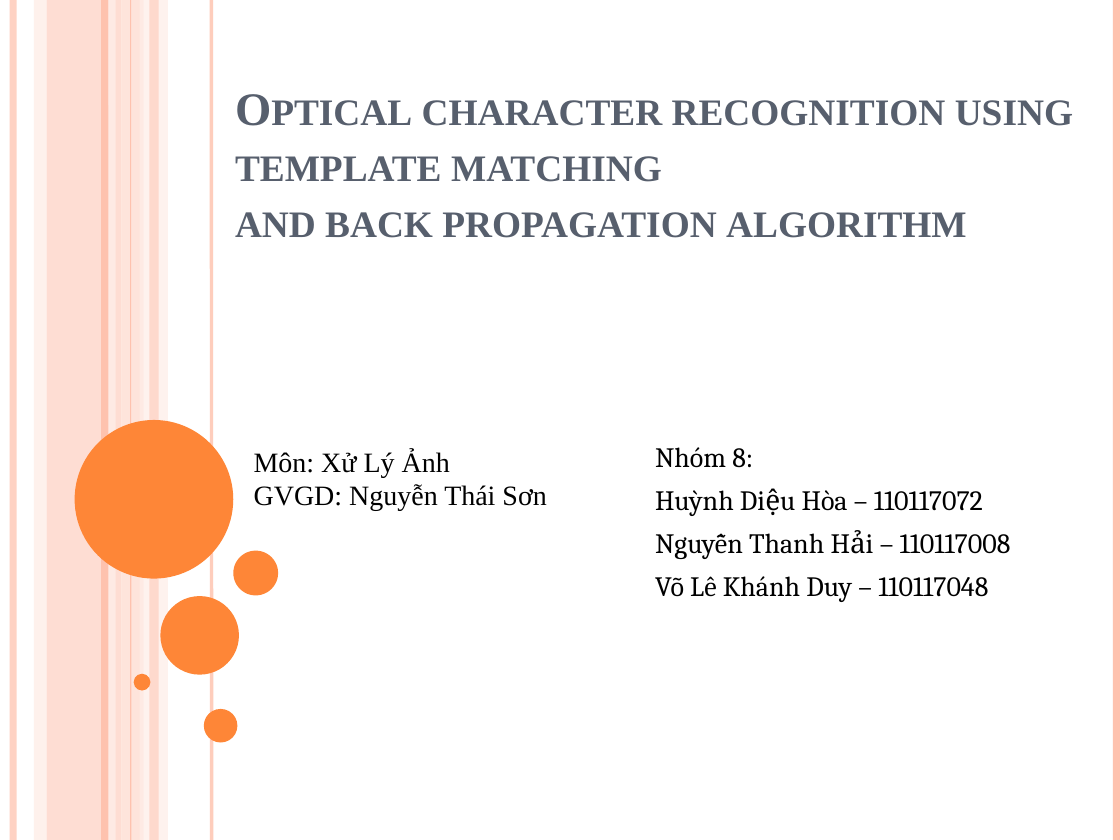
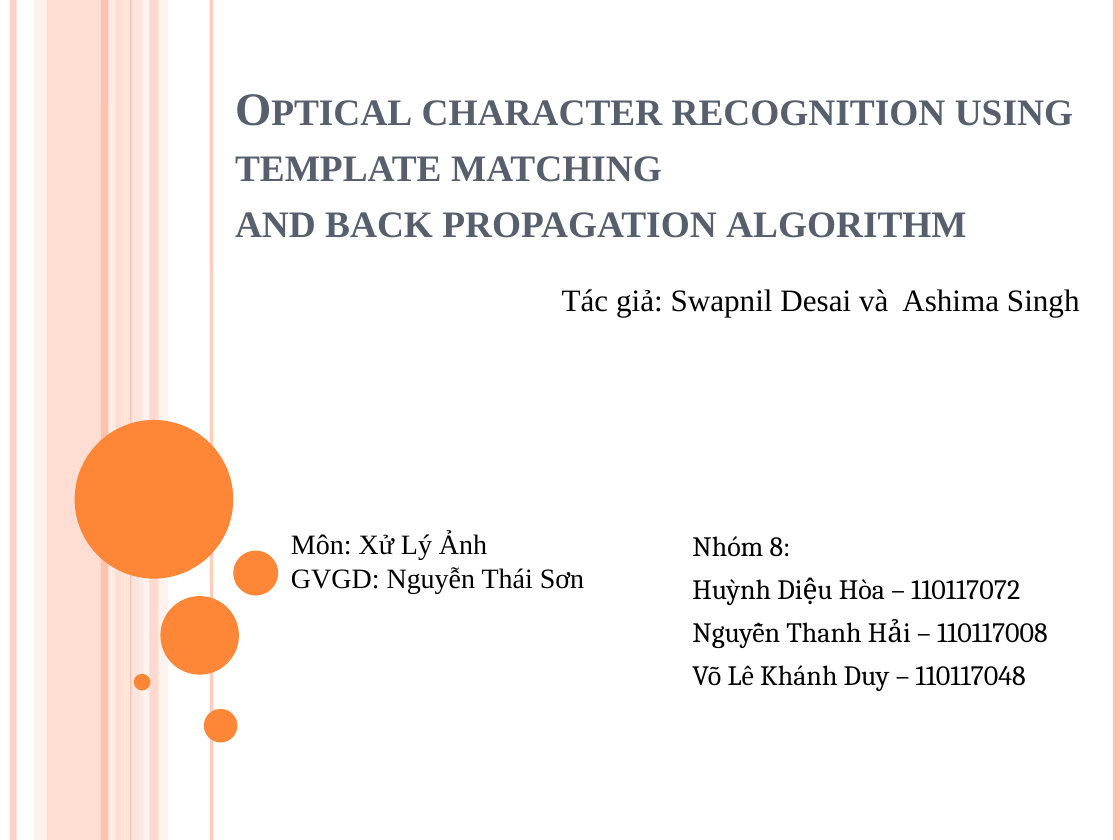
Before and after one commit to VoLeKhanhDuy/Xu_Ly_Anh, a slide deck: slide 1 of Optical character recognition using template matching.pptx. Drawn at 1120x840 pixels with LibreOffice and Linux fonts; fonts in the diff are those of the drawing. Boxes give left, top, right and bottom in pixels: in the first picture for what was removed or moved away, otherwise in the second. Text is boxed around its words. In the diff, an @@ line names an element or a change of style, - is before the commit and + after.

```diff
--- a/Optical character recognition using template matching.pptx
+++ b/Optical character recognition using template matching.pptx
@@ text added at <box>562,289,1080,316</box>, 20 pt, text #000000 @@
+Tác giả: Swapnil Desai và Ashima Singh
@@ text "Môn: Xử Lý Ảnh": place and size @@
-text "Môn: Xử Lý Ảnh" at <box>254,450,546,511</box>
+text "Môn: Xử Lý Ảnh" at <box>291,533,584,593</box>
@@ subtitle "Nhóm 8:": place and size @@
-subtitle "Nhóm 8:" at <box>655,447,1011,602</box>
+subtitle "Nhóm 8:" at <box>692,536,1048,691</box>
```
Also in this commit, not shown: 5 other slides changed, 1 slide added.
